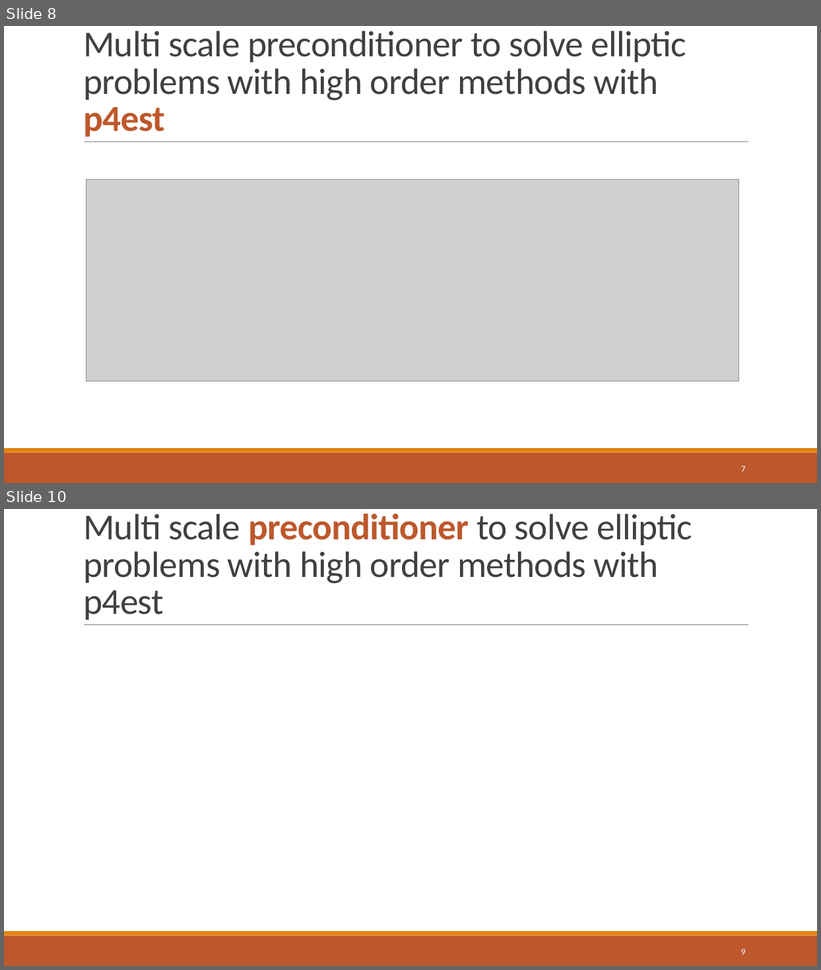
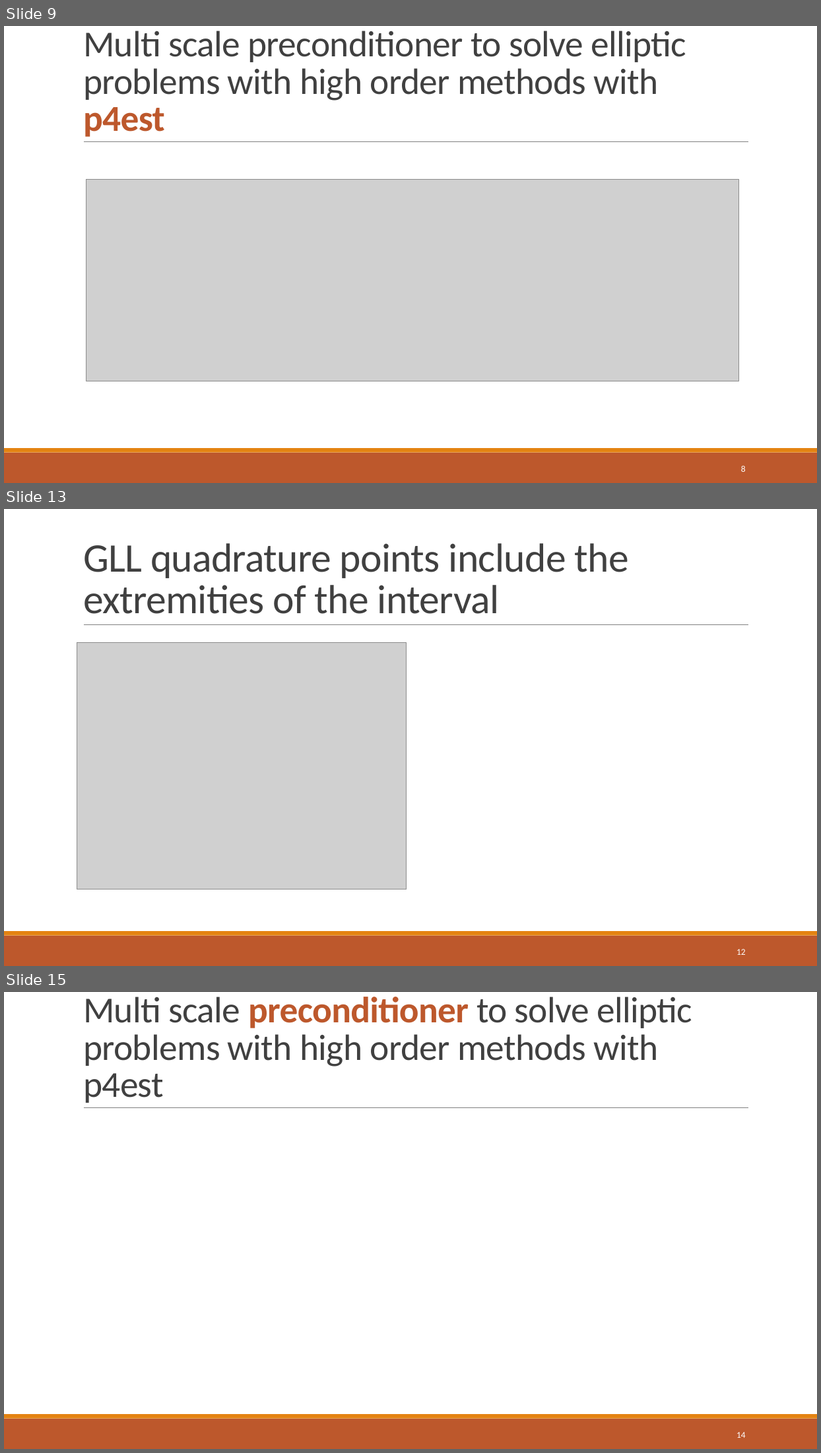
Before and after one commit to dweicker/pres, a slide deck: thesis.pptx. Shown one above the other, each under a label of ours: slides 8 and 10 before the commit, slides 9, 13 and 15 after it; the slides between them are not shown. The pictures are 821x970 and 821x1453 pixels, drawn with LibreOffice and Linux fonts; fonts in the diff are those of the drawing; grey boxes stand for pictures. Boxes give left, top, right and bottom in pixels: in the first picture for what was removed or moved away, otherwise in the second. Text is boxed around its words. In the diff, an @@ line names an element or a change of style, - is before the commit and + after.

```diff
--- a/thesis.pptx
+++ b/thesis.pptx
@@ slide 13 added at (4,509,817,966), background #FFFFFF; not listed: 3 template elements that a slide beside it also shows @@
@@ title added at (83,543,628,614), 48 pt, text #404040 @@
+GLL quadrature points include the extremities of the interval
@@ picture added at (77,642,407,890) @@
@@ page number added at (737,949,746,955), 10.5 pt, text #FFFFFF @@
+12
@@ what was slide 8 is now slide 9 @@
@@ page number at (741,466,746,472): text changed @@
-7
+8
@@ what was slide 10 is now slide 15 @@
@@ page number at (737,1432,746,1438): text changed @@
-9
+14
```
Also in this commit, not shown: 1 slide changed, 4 other slides added, 6 other files.
